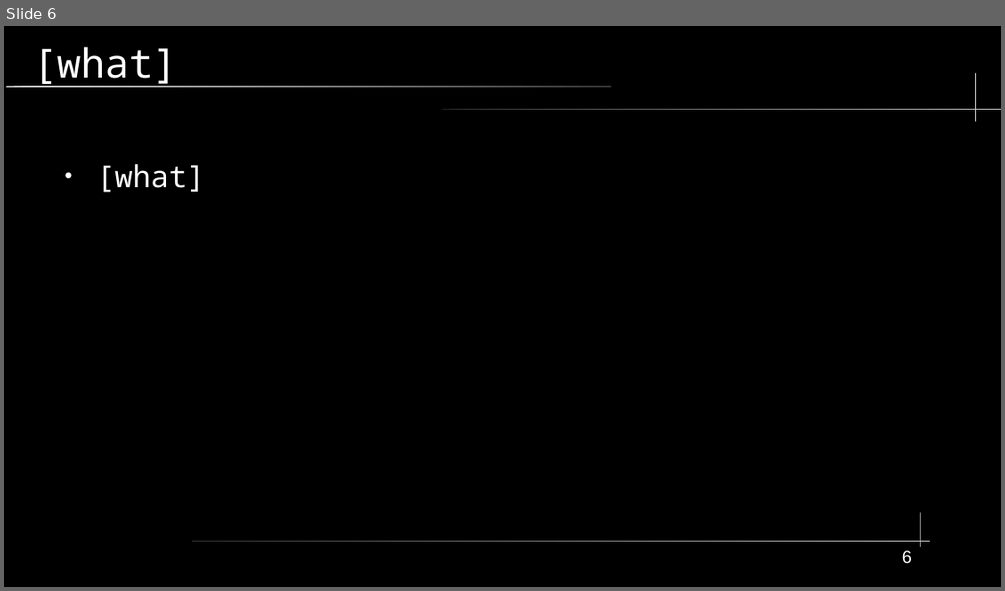
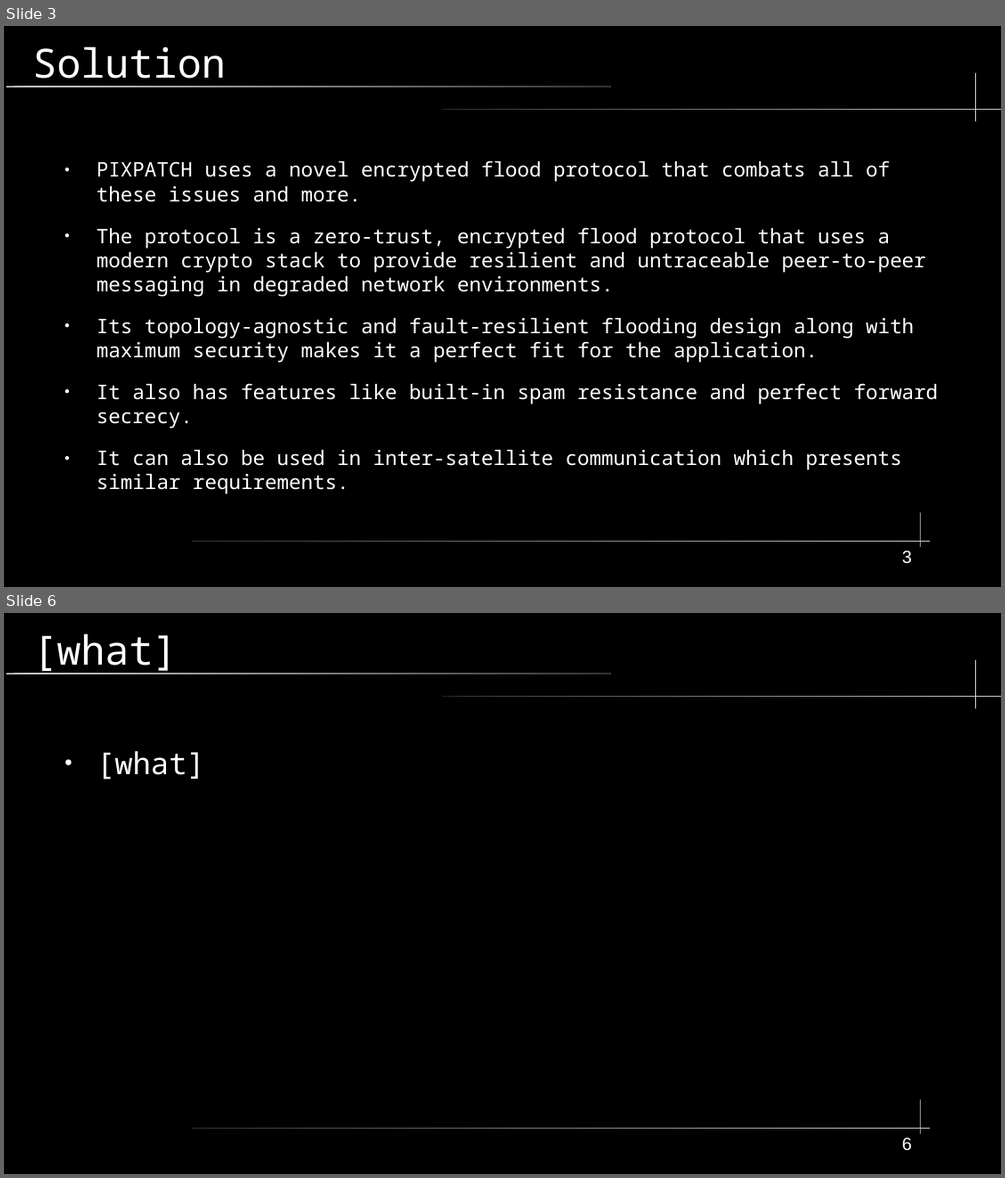
Before and after one commit to shinymonitor/hackyeah, a slide deck: presentation.odp. Shown one above the other, each under a label of ours: slide 6 before the commit, slides 3 and 6 after it; the slides between them are not shown. The pictures are 1005x591 and 1005x1178 pixels, drawn with LibreOffice and Linux fonts; fonts in the diff are those of the drawing. Boxes give left, top, right and bottom in pixels: in the first picture for what was removed or moved away, otherwise in the second. Text is boxed around its words. In the diff, an @@ line names an element or a change of style, - is before the commit and + after.

```diff
--- a/presentation.odp
+++ b/presentation.odp
@@ slide 3 added at (4,26,1001,587), background #000000; not listed: 5 template elements that a slide beside it also shows @@
@@ title added at (32,46,226,87), 32 pt, text #FFFFFF @@
+Solution
@@ text added at (97,160,938,494), 16 pt, text #FFFFFF @@
+● PIXPATCH uses a novel encrypted flood protocol that combats all of these issues and more.
+● The protocol is a zero-trust, encrypted flood protocol that uses a modern crypto stack to provide resilient and untraceable peer-to-peer messaging in degraded network environments.
+● Its topology-agnostic and fault-resilient flooding design along with maximum security makes it a perfect fit for the application.
+● It also has features like built-in spam resistance and perfect forward secrecy.
+● It can also be used in inter-satellite communication which presents similar requirements.
@@ page number added at (902,550,912,564), 14 pt, text #FFFFFF @@
+3
```
Also in this commit, not shown: 3 slides changed, 1 other slide added, 2 slides removed, 7 other files.
